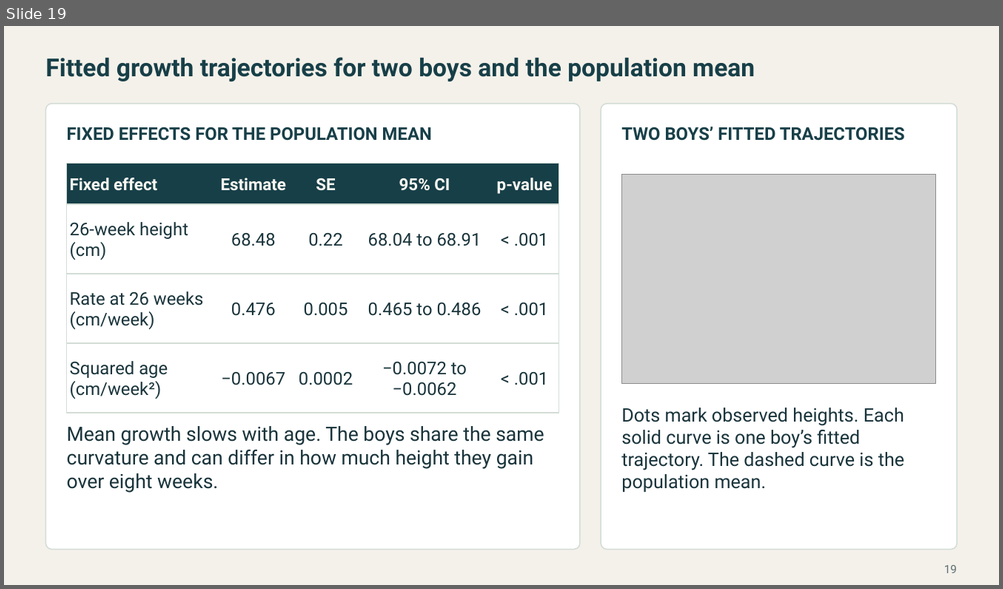
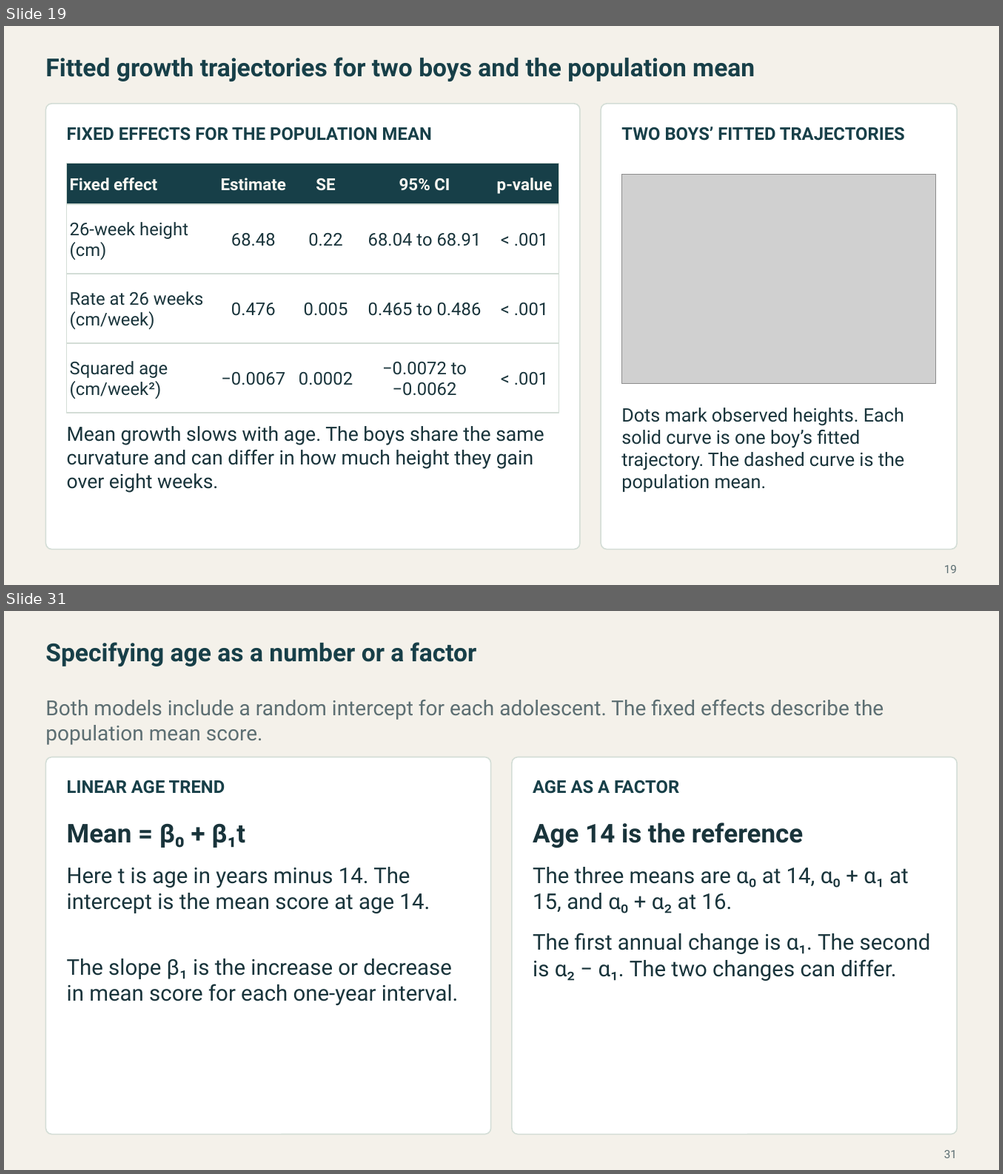
Before and after one commit to Postmus/BeyondMLR, a slide deck: lectures_2627/week4/Beyond_MLR_Week_4.pptx. Shown one above the other, each under a label of ours: slide 19 before the commit, slides 19 and 31 after it; the slides between them are not shown. The pictures are 1003x589 and 1003x1174 pixels, drawn with LibreOffice and Linux fonts; fonts in the diff are those of the drawing; grey boxes stand for pictures. Boxes give left, top, right and bottom in pixels: in the first picture for what was removed or moved away, otherwise in the second. Text is boxed around its words. In the diff, an @@ line names an element or a change of style, - is before the commit and + after.

```diff
--- a/lectures_2627/week4/Beyond_MLR_Week_4.pptx
+++ b/lectures_2627/week4/Beyond_MLR_Week_4.pptx
@@ slide 31 added at [4,611,999,1170], background #F4F1EA @@
@@ text added at [45,642,477,667], 24 pt, text #173F48, bold @@
+Specifying age as a number or a factor
@@ text added at [45,699,883,745], 20 pt, text #5C6E72 @@
+Both models include a random intercept for each adolescent. The fixed effects describe the population mean score.
@@ rounded rectangle added at [45,758,490,1135], fill #FFFFFF, outline #D3DDD6 1.1 pt @@
@@ rounded rectangle added at [512,758,956,1135], fill #FFFFFF, outline #D3DDD6 1.1 pt @@
@@ text added at [67,780,225,794], 17 pt, text #173F48, bold @@
+LINEAR AGE TREND
@@ text added at [532,780,679,794], 17 pt, text #173F48, bold @@
+AGE AS A FACTOR
@@ text added at [67,823,245,848], 25 pt, text #19343B, bold @@
+Mean = β₀ + β₁t
@@ text added at [532,823,802,849], 25 pt, text #19343B, bold @@
+Age 14 is the reference
@@ text added at [67,867,430,914], 21 pt, text #19343B @@
+Here t is age in years minus 14. The intercept is the mean score at age 14.
@@ text added at [532,867,908,914], 21 pt, text #19343B @@
+The three means are α₀ at 14, α₀ + α₁ at 15, and α₀ + α₂ at 16.
@@ text added at [532,933,930,981], 21 pt, text #19343B @@
+The first annual change is α₁. The second is α₂ − α₁. The two changes can differ.
@@ text added at [67,959,458,1006], 21 pt, text #19343B @@
+The slope β₁ is the increase or decrease in mean score for each one-year interval.
@@ page number added at [944,1150,956,1159], 11 pt, text #5C6E72 @@
+31
```
Also in this commit, not shown: 3 slides changed, 15 other slides added, 3 slides removed, 17 other files.
